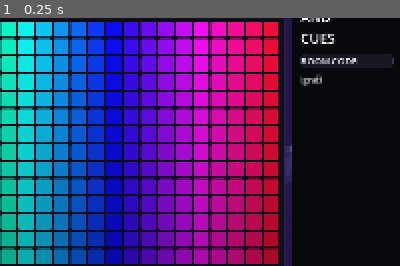
Above: before the commit, frame 1.
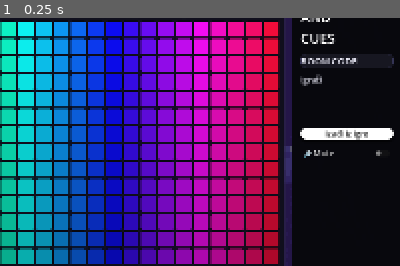
Above: after the commit, the same moment.

Repository: danijela25/huesandcues
Game: Godot game, scene res://scenes/Game.tscn
Same seed, same stepped clock (60 frames per second), same inputs: the game is played once before the commit and once after it. This scene is started directly instead of the project's main scene.
Inputs:
- Up to frame 1 (0.25 s): no input
The pictures show only the part of the screen within x 50-100%, y 9-59%; the shares and areas given below are measured in that part.

The runs differ from the first frame. In frame 1, 1.2% of the frame differs, in the area x 75-99%, y 44-57%.

Commit message:
Clean project structure and improve README

Diff:
--- a/client/scenes/Game.tscn
+++ b/client/scenes/Game.tscn
@@ -32,6 +32,24 @@
 
 [sub_resource type="StyleBoxFlat" id="StyleBoxFlat_78awf"]
 bg_color = Color(0.6422768, 0.65943116, 0.98140866, 1)
+corner_radius_top_left = 28
+corner_radius_top_right = 28
+corner_radius_bottom_right = 28
+corner_radius_bottom_left = 28
+shadow_size = 5
+shadow_offset = Vector2(0, 3)
+
+[sub_resource type="StyleBoxFlat" id="StyleBoxFlat_kiw3p"]
+bg_color = Color(1, 1, 1, 1)
+corner_radius_top_left = 28
+corner_radius_top_right = 28
+corner_radius_bottom_right = 28
+corner_radius_bottom_left = 28
+shadow_size = 5
+shadow_offset = Vector2(0, 3)
+
+[sub_resource type="StyleBoxFlat" id="StyleBoxFlat_400sg"]
+bg_color = Color(1, 1, 1, 1)
 corner_radius_top_left = 28
 corner_radius_top_right = 28
 corner_radius_bottom_right = 28
@@ -329,6 +347,27 @@
 text = "
 "
 
+[node name="LeaveRoom" type="Button" parent="RootMargin/HBox/RightPanel/RightMargin/RightVBox" unique_id=1011118097]
+layout_mode = 2
+theme_override_colors/font_color = Color(0.15294118, 0.15294118, 0.15294118, 1)
+theme_override_colors/font_pressed_color = Color(0.15294118, 0.15294118, 0.15294118, 1)
+theme_override_colors/font_hover_color = Color(0.15294118, 0.15294118, 0.15294118, 1)
+theme_override_styles/normal = SubResource("StyleBoxFlat_kiw3p")
+text = "Izađi iz igre
+"
+
+[node name="ContinueButton" type="Button" parent="RootMargin/HBox/RightPanel/RightMargin/RightVBox" unique_id=2020520194]
+layout_mode = 2
+theme_override_colors/font_color = Color(0.15294118, 0.15294118, 0.15294118, 1)
+theme_override_colors/font_pressed_color = Color(0.15294118, 0.15294118, 0.15294118, 1)
+theme_override_colors/font_hover_color = Color(0.15294118, 0.15294118, 0.15294118, 1)
+theme_override_styles/normal = SubResource("StyleBoxFlat_400sg")
+text = "Nastavi igru"
+
+[node name="MusicButton" type="CheckButton" parent="RootMargin/HBox/RightPanel/RightMargin/RightVBox" unique_id=2081998506]
+layout_mode = 2
+text = "🔊 Mute"
+
 [node name="AudioStreamPlayer" type="AudioStreamPlayer" parent="." unique_id=503414440]
 stream = ExtResource("3_cpr0p")
 volume_db = -20.0
@@ -360,3 +399,5 @@
 [connection signal="pressed" from="RootMargin/HBox/LeftPanel/LeftMargin/LeftVBox/RoundResultPanel/RoundResultVBox/ReadyNextRoundButton" to="." method="_on_ready_next_round_button_pressed"]
 [connection signal="pressed" from="RootMargin/HBox/LeftPanel/LeftMargin/LeftVBox/FinalResultsPanel/FinalResultsVBox/ReplayButton" to="." method="_on_replay_button_pressed"]
 [connection signal="pressed" from="RootMargin/HBox/LeftPanel/LeftMargin/LeftVBox/FinalResultsPanel/FinalResultsVBox/ExitButton" to="." method="_on_exit_button_pressed"]
+[connection signal="pressed" from="RootMargin/HBox/RightPanel/RightMargin/RightVBox/LeaveRoom" to="." method="_on_leave_room_button_pressed"]
+[connection signal="pressed" from="RootMargin/HBox/RightPanel/RightMargin/RightVBox/ContinueButton" to="." method="_on_continue_game_button_pressed"]
--- a/client/scenes/Lobby.tscn
+++ b/client/scenes/Lobby.tscn
@@ -79,9 +79,9 @@
 [node name="VBox" type="VBoxContainer" parent="." unique_id=1251755588]
 layout_mode = 0
 offset_left = 40.0
-offset_top = 40.0
+offset_top = 37.0
 offset_right = 1560.0
-offset_bottom = 595.0
+offset_bottom = 540.0
 theme_override_constants/separation = 10
 
 [node name="TitleLabel" type="Label" parent="VBox" unique_id=1749482498]
@@ -126,7 +126,7 @@
 size_flags_vertical = 6
 theme_override_colors/font_outline_color = Color(0, 0, 0, 1)
 theme_override_constants/outline_size = 5
-theme_override_font_sizes/font_size = 45
+theme_override_font_sizes/font_size = 35
 text = "Igrači:"
 
 [node name="PlayersContainer" type="VBoxContainer" parent="VBox" unique_id=379853929]
@@ -142,7 +142,7 @@
 size_flags_vertical = 6
 theme_override_colors/font_outline_color = Color(0, 0, 0, 1)
 theme_override_constants/outline_size = 5
-theme_override_font_sizes/font_size = 45
+theme_override_font_sizes/font_size = 35
 text = "Čekanje igrača..."
 
 [node name="ButtonsHBox" type="HBoxContainer" parent="." unique_id=1430869980]
--- a/client/scripts/Game.gd
+++ b/client/scripts/Game.gd
@@ -44,16 +44,40 @@
 @onready var celebration_sound=$AudioStreamPlayer/AudioStreamPlayer/AudioStreamPlayer
 @onready var tatada_sound=$AudioStreamPlayer/AudioStreamPlayer/AudioStreamPlayer/AudioStreamPlayer
 @onready var loser_sound=$AudioStreamPlayer/AudioStreamPlayer/AudioStreamPlayer/AudioStreamPlayer/AudioStreamPlayer
+@onready var leave_room_button= $RootMargin/HBox/RightPanel/RightMargin/RightVBox/LeaveRoom
+@onready var continue_game_button=$RootMargin/HBox/RightPanel/RightMargin/RightVBox/ContinueButton
+@onready var music_button=$RootMargin/HBox/RightPanel/RightMargin/RightVBox/MusicButton
 var tile_buttons: Array = []
 var guess_markers: Array = []
 var player_index_map = {}
 var player_textures = {}
-
+func _on_player_left_received(data):
+	Session.players = data.get("players", [])
+
+	var votes = data.get("continueVotes", [])
+	info_label.text = data.get("message", "Igrač je napustio sobu.") + " Potvrde: " + str(votes.size()) + "/" + str(Session.players.size())
+
+	continue_game_button.visible = bool(data.get("canContinue", false))
+	leave_room_button.visible = true
+
+	_refresh_ui()
 func _ready():
+	music_button.pressed.connect(_on_music_button_pressed)
 	set_anchors_preset(Control.PRESET_FULL_RECT)
 	get_window().content_scale_mode = Window.CONTENT_SCALE_MODE_CANVAS_ITEMS
 	get_window().content_scale_aspect = Window.CONTENT_SCALE_ASPECT_KEEP
 	_load_player_textures()
+	continue_game_button.visible = false
+	leave_room_button.visible = true
+
+	if not leave_room_button.pressed.is_connected(_on_leave_room_button_pressed):
+
+		leave_room_button.pressed.connect(_on_leave_room_button_pressed)
+
+	if not continue_game_button.pressed.is_connected(_on_continue_game_button_pressed):
+		continue_game_button.pressed.connect(_on_continue_game_button_pressed)
+	if not NetworkManager.player_left_received.is_connected(_on_player_left_received):
+		NetworkManager.player_left_received.connect(_on_player_left_received)
 	if not NetworkManager.secret_tile_received.is_connected(_on_secret_tile_received):
 		NetworkManager.secret_tile_received.connect(_on_secret_tile_received)
 	if not NetworkManager.state_updated.is_connected(_on_state_updated):
@@ -273,19 +297,19 @@
 	sprite.centered = true
 
 	var tex_size = sprite.texture.get_size()
-	var target_size := Vector2(38, 38)
+	var target_size := Vector2(50, 50)
 	var scale_x = target_size.x / tex_size.x
 	var scale_y = target_size.y / tex_size.y
 	sprite.scale = Vector2(scale_x, scale_y)
 
 	if idx == 0:
-		sprite.position = Vector2(12, 12)
+		sprite.position = Vector2(16.5, 16.5)
 	elif idx == 1:
-		sprite.position = Vector2(28, 28)
+		sprite.position = Vector2(16.5, 16.5)
 	elif idx == 2:
-		sprite.position = Vector2(28, 12)
+		sprite.position = Vector2(16.5, 16.5)
 	else:
-		sprite.position = Vector2(12, 28)
+		sprite.position = Vector2(16.5, 16.5)
 	parent.add_child(sprite)
 func _draw_guess_markers():
 	_clear_avatar_markers()
@@ -389,7 +413,14 @@
 		mark.position = Vector2(9, 6)
 		mark.add_theme_color_override("font_color", Color.WHITE)
 		tile_buttons[idx].add_child(mark)
-
+func _on_continue_game_button_pressed():
+	continue_game_button.disabled = true
+	info_label.text = "Čeka se potvrda ostalih igrača..."
+	NetworkManager.send_data({"type": "continue_after_leave"})
+func _on_leave_room_button_pressed():
+	NetworkManager.send_data({"type": "leave_room"})
+	Session.reset_game_state()
+	get_tree().change_scene_to_file("res://scenes/MainMenu.tscn")
 func _on_confirm_tile_button_pressed():
 	if Session.pending_tile_x < 0 or Session.pending_tile_y < 0:
 		return
@@ -634,3 +665,14 @@
 		if player.get("id", "") == player_id:
 			return player.get("name", "Igrač")
 	return "?"
+var music_muted := false
+
+func _on_music_button_pressed():
+	music_muted = !music_muted
+
+	AudioServer.set_bus_mute(0, music_muted)
+
+	if music_muted:
+		music_button.text = "🔇 Muzika"
+	else:
+		music_button.text = "🔊 Mute"
--- a/client/scripts/Lobby.gd
+++ b/client/scripts/Lobby.gd
@@ -31,7 +31,7 @@
 
 	for player in Session.players:
 		var label := Label.new()
-		label.add_theme_font_size_override("font_size", 37)
+		label.add_theme_font_size_override("font_size", 25)
 		label.add_theme_constant_override("outline_size", 5)
 		label.add_theme_color_override("font_outline_size",Color.BLACK)
 		var ready_text := "Ready" if player.get("ready", false) else "Not Ready"
--- a/client/scripts/NetworkManager.gd
+++ b/client/scripts/NetworkManager.gd
@@ -1,5 +1,5 @@
 extends Node
-
+signal player_left_received(data)
 signal connected
 signal disconnected
 signal room_created(data)
@@ -106,3 +106,5 @@
 			state_updated.emit(data)
 		"error":
 			error_received.emit(data.get("message", "Greška"))
+		"player_left":
+			player_left_received.emit(data)
Not shown, changed: README.md
Not shown, changed: server/index.js
